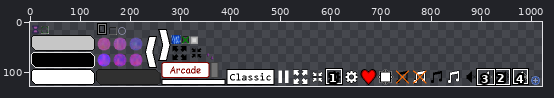
A sprite sheet gets an edit: android/assets/drawable/main_textures.png. Above: a wide view before the commit, with the close-up outlined.
Close-up. Before the commit:
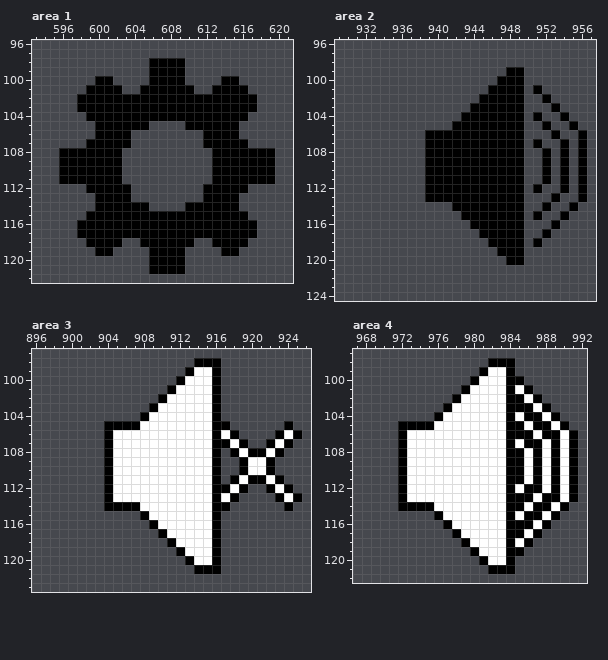
The file is 1024x128 pixels. Shown: area 1: x 593..621, y 96..122; area 2: x 929..957, y 96..124; area 3: x 896..926, y 97..123; area 4: x 967..992, y 97..122. The wide view leaves out empty margins. The commit also changed other parts of the picture, which this record leaves out.
Once edited:
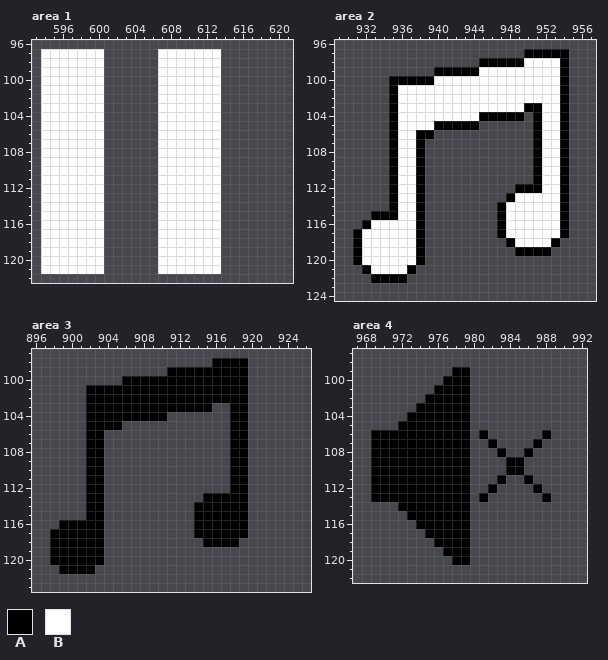
Palette (. is transparent): A #000000  B #ffffff
From old to new:
--- area 1
@@ x 593..621 @@
  96 .............................
- 97 .............................
- 98 .............AAAA............
- 99 .............AAAA............
-100 .......AA....AAAA....AA......
-101 ......AAAA..AAAAAA..AAAA.....
-102 .....AAAAAAAAAAAAAAAAAAAA....
-103 .....AAAAAAAAAAAAAAAAAAAA....
-104 ......AAAAAAAAAAAAAAAAAA.....
-105 .......AAAAAA....AAAAAA......
-106 .......AAAA........AAAA......
-107 ......AAAAA........AAAAA.....
-108 ...AAAAAAA..........AAAAAAA..
-109 ...AAAAAAA..........AAAAAAA..
-110 ...AAAAAAA..........AAAAAAA..
-111 ...AAAAAAA..........AAAAAAA..
-112 ......AAAAA........AAAAA.....
-113 .......AAAA........AAAA......
-114 .......AAAAAA....AAAAAA......
-115 ......AAAAAAAAAAAAAAAAAA.....
-116 .....AAAAAAAAAAAAAAAAAAAA....
-117 .....AAAAAAAAAAAAAAAAAAAA....
-118 ......AAAA..AAAAAA..AAAA.....
-119 .......AA....AAAA....AA......
-120 .............AAAA............
-121 .............AAAA............
+ 97 .BBBBBBB......BBBBBBB........
+ 98 .BBBBBBB......BBBBBBB........
+ 99 .BBBBBBB......BBBBBBB........
+100 .BBBBBBB......BBBBBBB........
+101 .BBBBBBB......BBBBBBB........
+102 .BBBBBBB......BBBBBBB........
+103 .BBBBBBB......BBBBBBB........
+104 .BBBBBBB......BBBBBBB........
+105 .BBBBBBB......BBBBBBB........
+106 .BBBBBBB......BBBBBBB........
+107 .BBBBBBB......BBBBBBB........
+108 .BBBBBBB......BBBBBBB........
+109 .BBBBBBB......BBBBBBB........
+110 .BBBBBBB......BBBBBBB........
+111 .BBBBBBB......BBBBBBB........
+112 .BBBBBBB......BBBBBBB........
+113 .BBBBBBB......BBBBBBB........
+114 .BBBBBBB......BBBBBBB........
+115 .BBBBBBB......BBBBBBB........
+116 .BBBBBBB......BBBBBBB........
+117 .BBBBBBB......BBBBBBB........
+118 .BBBBBBB......BBBBBBB........
+119 .BBBBBBB......BBBBBBB........
+120 .BBBBBBB......BBBBBBB........
+121 .BBBBBBB......BBBBBBB........
 122 .............................
--- area 2
@@ x 929..957 @@
  96 .............................
- 97 .............................
- 98 .............................
- 99 ...................AA........
-100 ..................AAA........
-101 .................AAAA.A......
-102 ................AAAAA..A.....
-103 ...............AAAAAA...A....
-104 ..............AAAAAAA.A..A...
-105 .............AAAAAAAA..A..A..
-106 ..........AAAAAAAAAAA...A..A.
-107 ..........AAAAAAAAAAA.A..A.A.
-108 ..........AAAAAAAAAAA..A.A.A.
-109 ..........AAAAAAAAAAA..A.A.A.
-110 ..........AAAAAAAAAAA..A.A.A.
-111 ..........AAAAAAAAAAA..A.A.A.
-112 ..........AAAAAAAAAAA.A..A.A.
-113 ..........AAAAAAAAAAA...A..A.
-114 .............AAAAAAAA..A..A..
-115 ..............AAAAAAA.A..A...
-116 ...............AAAAAA...A....
-117 ................AAAAA..A.....
-118 .................AAAA.A......
-119 ..................AAA........
-120 ...................AA........
-121 .............................
-122 .............................
+ 97 .....................AAAAA...
+ 98 ................AAAAABBBBA...
+ 99 ...........AAAAABBBBBBBBBA...
+100 ......AAAAABBBBBBBBBBBBBBA...
+101 ......ABBBBBBBBBBBBBBBBBBA...
+102 ......ABBBBBBBBBBBBBBBBBBA...
+103 ......ABBBBBBBBBBBBBBAABBA...
+104 ......ABBBBBBBBBAAAAA.ABBA...
+105 ......ABBBBAAAAA......ABBA...
+106 ......ABBAA...........ABBA...
+107 ......ABBA............ABBA...
+108 ......ABBA............ABBA...
+109 ......ABBA............ABBA...
+110 ......ABBA............ABBA...
+111 ......ABBA............ABBA...
+112 ......ABBA..........AAABBA...
+113 ......ABBA.........ABBBBBA...
+114 ......ABBA........ABBBBBBA...
+115 ....AAABBA........ABBBBBBA...
+116 ...ABBBBBA........ABBBBBBA...
+117 ..ABBBBBBA........ABBBBBBA...
+118 ..ABBBBBBA.........ABBBBA....
+119 ..ABBBBBBA..........AAAA.....
+120 ..ABBBBBBA...................
+121 ...ABBBBA....................
+122 ....AAAA.....................
 123 .............................
--- area 3
@@ x 896..926 @@
  97 ...............................
- 98 ..................AAA..........
- 99 .................ABBA..........
-100 ................ABBBA..........
-101 ...............ABBBBA..........
-102 ..............ABBBBBA..........
-103 .............ABBBBBBA..........
-104 ............ABBBBBBBA..........
-105 ........AAAABBBBBBBBAA......A..
-106 ........ABBBBBBBBBBBABA....ABA.
-107 ........ABBBBBBBBBBBAABA..ABA..
-108 ........ABBBBBBBBBBBA.ABAABA...
-109 ........ABBBBBBBBBBBA..ABBA....
-110 ........ABBBBBBBBBBBA..ABBA....
-111 ........ABBBBBBBBBBBA.ABAABA...
-112 ........ABBBBBBBBBBBAABA..ABA..
-113 ........ABBBBBBBBBBBABA....ABA.
-114 ........AAAABBBBBBBBAA......A..
-115 ............ABBBBBBBA..........
-116 .............ABBBBBBA..........
-117 ..............ABBBBBA..........
-118 ...............ABBBBA..........
-119 ................ABBBA..........
-120 .................ABBA..........
-121 ..................AAA..........
+ 98 ....................AAAA.......
+ 99 ...............AAAAAAAAA.......
+100 ..........AAAAAAAAAAAAAA.......
+101 ......AAAAAAAAAAAAAAAAAA.......
+102 ......AAAAAAAAAAAAAAAAAA.......
+103 ......AAAAAAAAAAAAAA..AA.......
+104 ......AAAAAAAAA.......AA.......
+105 ......AAAA............AA.......
+106 ......AA..............AA.......
+107 ......AA..............AA.......
+108 ......AA..............AA.......
+109 ......AA..............AA.......
+110 ......AA..............AA.......
+111 ......AA..............AA.......
+112 ......AA..............AA.......
+113 ......AA...........AAAAA.......
+114 ......AA..........AAAAAA.......
+115 ......AA..........AAAAAA.......
+116 ...AAAAA..........AAAAAA.......
+117 ..AAAAAA..........AAAAAA.......
+118 ..AAAAAA...........AAAA........
+119 ..AAAAAA.......................
+120 ..AAAAAA.......................
+121 ...AAAA........................
 122 ...............................
--- area 4
@@ x 967..992 @@
  97 ..........................
- 98 ...............AAA........
- 99 ..............ABBA........
-100 .............ABBBAA.......
-101 ............ABBBBABA......
-102 ...........ABBBBBAABA.....
-103 ..........ABBBBBBAAABA....
-104 .........ABBBBBBBABAABA...
-105 .....AAAABBBBBBBBAABAABA..
-106 .....ABBBBBBBBBBBAAABAABA.
-107 .....ABBBBBBBBBBBABAABABA.
-108 .....ABBBBBBBBBBBAABABABA.
-109 .....ABBBBBBBBBBBAABABABA.
-110 .....ABBBBBBBBBBBAABABABA.
-111 .....ABBBBBBBBBBBAABABABA.
-112 .....ABBBBBBBBBBBABAABABA.
-113 .....ABBBBBBBBBBBAAABAABA.
-114 .....AAAABBBBBBBBAABAABA..
-115 .........ABBBBBBBABAABA...
-116 ..........ABBBBBBAAABA....
-117 ...........ABBBBBAABA.....
-118 ............ABBBBABA......
-119 .............ABBBAA.......
-120 ..............ABBA........
-121 ...............AAA........
+ 98 ..........................
+ 99 ...........AA.............
+100 ..........AAA.............
+101 .........AAAA.............
+102 ........AAAAA.............
+103 .......AAAAAA.............
+104 ......AAAAAAA.............
+105 .....AAAAAAAA.............
+106 ..AAAAAAAAAAA.A......A....
+107 ..AAAAAAAAAAA..A....A.....
+108 ..AAAAAAAAAAA...A..A......
+109 ..AAAAAAAAAAA....AA.......
+110 ..AAAAAAAAAAA....AA.......
+111 ..AAAAAAAAAAA...A..A......
+112 ..AAAAAAAAAAA..A....A.....
+113 ..AAAAAAAAAAA.A......A....
+114 .....AAAAAAAA.............
+115 ......AAAAAAA.............
+116 .......AAAAAA.............
+117 ........AAAAA.............
+118 .........AAAA.............
+119 ..........AAA.............
+120 ...........AA.............
+121 ..........................
 122 ..........................
Changed places in both close-ups, as pixel boxes (x1, y1, x2, y2):
changed: (41, 49, 275, 274)
changed: (353, 49, 587, 283)
changed: (50, 358, 302, 574)
changed: (371, 358, 578, 574)
